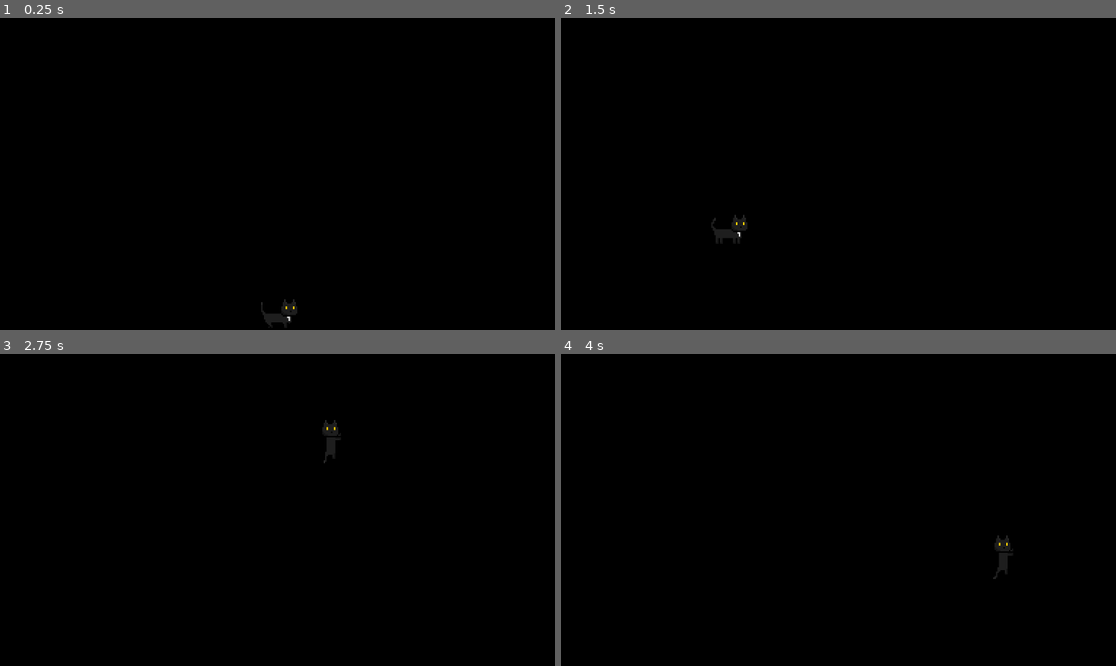
Above: before the commit, frames 1-4 (two rows, left to right).
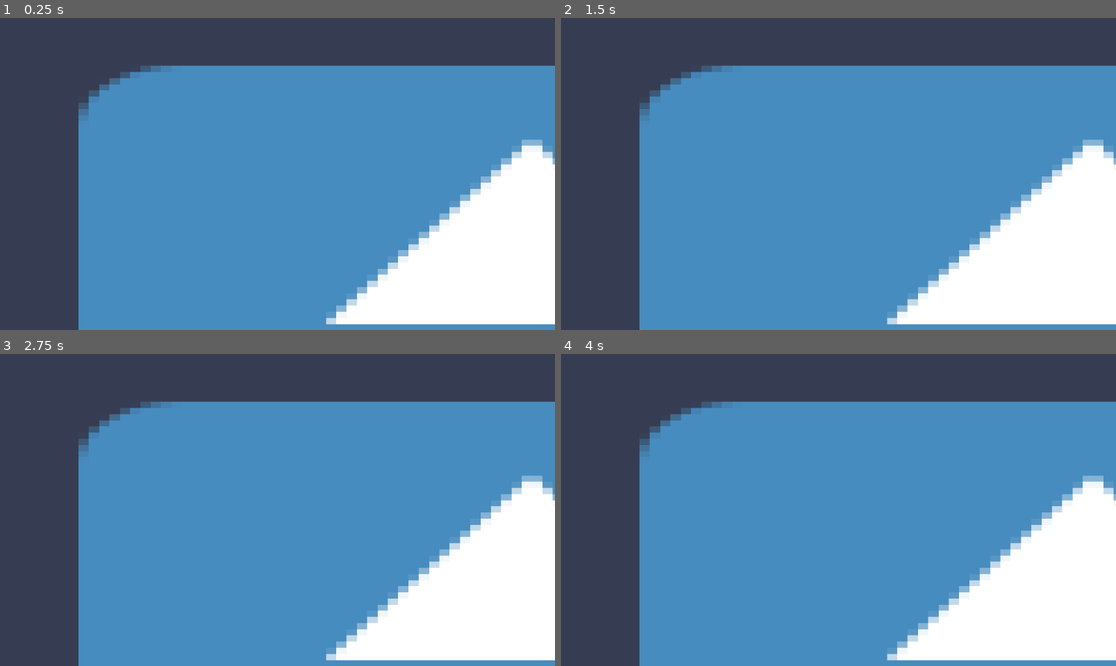
Above: after the commit, the same moments.

Repository: AdamOravecz1/Cica
Game: Godot game, scene res://Scenes/main.tscn
Same seed, same stepped clock (60 frames per second), same inputs: the game is played once before the commit and once after it. The engine's default icon, where the game draws it, is replaced by a stand-in: a white triangle on a blue panel in a dark square.
Inputs (mouse positions are in pixels of both pictures, inside the frame that each line leads up to):
- Up to frame 1 (0.25 s): no input
- Up to frame 2 (1.5 s): move the mouse to (960, 158) at 0.52 s; click (960, 158) at 0.6 s; tap Enter at 1.25 s; move the mouse to (727, 189) at 1.27 s; click (727, 189) at 1.35 s
- Up to frame 3 (2.75 s): move the mouse to (333, 441) at 2.02 s; click (333, 441) at 2.1 s
- Up to frame 4 (4 s): tap Space at 2.75 s; move the mouse to (810, 572) at 2.77 s; click (810, 572) at 2.85 s; move the mouse to (1005, 556) at 3.52 s; click (1005, 556) at 3.6 s

The runs differ from the first frame. In frame 1, 100% of the frame differs, in the area x 0-100%, y 0-100%; in frame 2, 100%; in frame 3, 100%; in frame 4, 100%.

Commit message:
working second cat

Diff:
--- a/Scenes/cat.tscn
+++ b/Scenes/cat.tscn
@@ -34,17 +34,21 @@
 atlas = ExtResource("2_bxrqt")
 region = Rect2(96, 32, 32, 32)
 
+[sub_resource type="AtlasTexture" id="AtlasTexture_8m5ws"]
+atlas = ExtResource("2_bxrqt")
+region = Rect2(32, 64, 32, 32)
+
 [sub_resource type="AtlasTexture" id="AtlasTexture_4ivle"]
 atlas = ExtResource("2_bxrqt")
 region = Rect2(0, 64, 32, 32)
 
-[sub_resource type="AtlasTexture" id="AtlasTexture_8m5ws"]
-atlas = ExtResource("2_bxrqt")
-region = Rect2(32, 64, 32, 32)
-
 [sub_resource type="AtlasTexture" id="AtlasTexture_8bmyc"]
 atlas = ExtResource("2_bxrqt")
 region = Rect2(64, 64, 32, 32)
+
+[sub_resource type="AtlasTexture" id="AtlasTexture_fmmbb"]
+atlas = ExtResource("2_bxrqt")
+region = Rect2(0, 64, 32, 32)
 
 [sub_resource type="AtlasTexture" id="AtlasTexture_t7y4v"]
 atlas = ExtResource("2_bxrqt")
@@ -117,13 +121,16 @@
 }, {
 "frames": [{
 "duration": 1.0,
+"texture": SubResource("AtlasTexture_8m5ws")
+}, {
+"duration": 1.0,
 "texture": SubResource("AtlasTexture_4ivle")
 }, {
 "duration": 1.0,
-"texture": SubResource("AtlasTexture_8m5ws")
+"texture": SubResource("AtlasTexture_8bmyc")
 }, {
 "duration": 1.0,
-"texture": SubResource("AtlasTexture_8bmyc")
+"texture": SubResource("AtlasTexture_fmmbb")
 }],
 "loop": true,
 "name": &"up",
@@ -178,10 +185,12 @@
 position = Vector2(-1, -49)
 scale = Vector2(3, 3)
 sprite_frames = SubResource("SpriteFrames_5jbyg")
-animation = &"fall"
+animation = &"up"
 autoplay = "walk"
 
 [node name="RestTimer" type="Timer" parent="."]
 
+[connection signal="mouse_entered" from="." to="." method="_on_mouse_entered"]
+[connection signal="mouse_exited" from="." to="." method="_on_mouse_exited"]
 [connection signal="animation_finished" from="AnimatedSprite2D" to="." method="_on_animated_sprite_2d_animation_finished"]
 [connection signal="timeout" from="RestTimer" to="." method="_on_rest_timer_timeout"]
--- a/Scenes/main.tscn
+++ b/Scenes/main.tscn
@@ -1,10 +1,26 @@
-[gd_scene load_steps=3 format=3 uid="uid://b2pfmipjak6av"]
+[gd_scene load_steps=4 format=3 uid="uid://b2pfmipjak6av"]
 
 [ext_resource type="Script" path="res://Scripts/main.gd" id="1_lx1cv"]
 [ext_resource type="PackedScene" uid="uid://bsdwfpota0gns" path="res://Scenes/cat.tscn" id="2_fbvcj"]
+[ext_resource type="Texture2D" uid="uid://e06a86dmq1qr" path="res://icon.svg" id="3_gxadw"]
 
-[node name="Main" type="Node2D"]
+[node name="Main" type="Node2D" groups=["Main"]]
 script = ExtResource("1_lx1cv")
 
+[node name="ColorRect" type="ColorRect" parent="."]
+visible = false
+offset_left = -4.0
+offset_top = -2.0
+offset_right = 1951.0
+offset_bottom = 1198.0
+
+[node name="Icon" type="Sprite2D" parent="."]
+position = Vector2(1104.5, 610)
+scale = Vector2(21.3984, 12.7656)
+texture = ExtResource("3_gxadw")
+
 [node name="Cat" parent="." instance=ExtResource("2_fbvcj")]
-position = Vector2(564, 307)
+position = Vector2(1487, 193)
+
+[node name="Cat2" parent="." instance=ExtResource("2_fbvcj")]
+position = Vector2(1675, 189)
--- a/Scripts/cat.gd
+++ b/Scripts/cat.gd
@@ -6,6 +6,7 @@
 var facing_left := false
 var dragging := false
 var falling := false
+var upable := false
 
 var total_maximum_window_size #also mainly for debugging
 var start_playable_area = DisplayServer.screen_get_position(DisplayServer.get_keyboard_focus_screen()) #First pixel at the top left
@@ -14,6 +15,8 @@
 var passthrough_update_interval = 0.05
 var screen_size = DisplayServer.screen_get_size().x
 var floor = DisplayServer.screen_get_usable_rect(DisplayServer.get_keyboard_focus_screen()).size.y - DisplayServer.screen_get_position(DisplayServer.get_keyboard_focus_screen()).y
+
+@onready var main = get_tree().get_first_node_in_group("Main")
 
 func _ready():
 	total_maximum_window_size = start_playable_area + maximum_window_size #The sum of starting pixel and ending pixel
@@ -28,8 +31,9 @@
 	direction *= -1
 	$AnimatedSprite2D.flip_h = facing_left
 
+
 func _process(delta):
-	if Input.is_action_just_pressed("click"):
+	if Input.is_action_just_pressed("click") and upable:
 		speed = 0
 		dragging = !dragging
 		$RestTimer.stop()
@@ -37,7 +41,7 @@
 
 	passthrough_update_timer += delta
 	if passthrough_update_timer >= passthrough_update_interval:
-		set_passthrough(position, !dragging, falling)
+		main.set_passthrough(position, !dragging, falling)
 		passthrough_update_timer = 0
 
 	if (position.x > screen_size-50 or position.x < 50) and !falling and !dragging:
@@ -45,8 +49,10 @@
 
 	if dragging:
 		position = get_global_mouse_position() + Vector2(0, 50)
+		main.up()
 	elif falling:
 		$AnimatedSprite2D.play("fall")
+		main.not_up()
 
 	global_position.x += speed*direction*delta
 	if position.y < floor and !dragging:
@@ -80,21 +86,10 @@
 		$AnimatedSprite2D.play("walk")
 		speed = 50
 
-func set_passthrough(cat_pos: Vector2, enable, falling):
-	if enable and !falling:
-		var texture_corners: PackedVector2Array = [
-			cat_pos - Vector2(62, 108), # Top left corner
-			cat_pos + Vector2(46, 0) - Vector2(0, 108), # Top right corner
-			cat_pos + Vector2(46, 0) - Vector2(0, 32), # Bottom right corner
-			cat_pos - Vector2(62, 0) - Vector2(0, 32)] # Bottom left corne
-		DisplayServer.window_set_mouse_passthrough(texture_corners)
-	elif enable:
-		var texture_corners: PackedVector2Array = [
-			cat_pos - Vector2(62, 200), # Top left corner
-			cat_pos + Vector2(46, 0) - Vector2(0, 200), # Top right corner
-			cat_pos + Vector2(46, 0), # Bottom right corner
-			cat_pos - Vector2(62, 0)] # Bottom left corne
-		DisplayServer.window_set_mouse_passthrough(texture_corners)
-	else:
-		# Disable passthrough by setting an empty array
-		DisplayServer.window_set_mouse_passthrough(PackedVector2Array())
+func _on_mouse_entered():
+	upable = true
+	print(upable)
+
+func _on_mouse_exited():
+	upable = false
+	print(upable)
--- a/Scripts/main.gd
+++ b/Scripts/main.gd
@@ -1,12 +1,64 @@
 extends Node2D
 @onready var cat = $Cat
 
+var down := true
+
+var texture_corners: Array
+var last_cat_pos = Vector2()
+var middle_cat_pos = Vector2()
+
+func _process(delta):
+	if Input.is_action_just_pressed("close"):
+		get_tree().quit()
+
+	if texture_corners.size() >= 10:
+		DisplayServer.window_set_mouse_passthrough(texture_corners)
+		texture_corners = PackedVector2Array()
 
 
+func set_passthrough(cat_pos: Vector2, enable, falling):
+	if enable and !falling and down:
+		if (cat_pos.x > last_cat_pos.x - 100 and cat_pos.x < last_cat_pos.x + 100) and (cat_pos.y > last_cat_pos.y - 100 and cat_pos.y < last_cat_pos.y + 100):
+			middle_cat_pos = (last_cat_pos + cat_pos) / 2
+			$ColorRect.color = 125
+			texture_corners.append(middle_cat_pos - Vector2(120, 108)) # Top left corner
+			texture_corners.append(middle_cat_pos + Vector2(90, 0) - Vector2(0, 108)) # Top right corner
+			texture_corners.append(middle_cat_pos + Vector2(90, 0) - Vector2(0, 40)) # Bottom right corner
+			texture_corners.append(middle_cat_pos - Vector2(120, 0) - Vector2(0, 40)) # Bottom left corne
+			DisplayServer.window_set_mouse_passthrough(texture_corners)
+			texture_corners = PackedVector2Array()
+		else:
+			$ColorRect.color = 125
+			texture_corners.append(cat_pos - Vector2(62, 108)) # Top left corner
+			texture_corners.append(cat_pos + Vector2(46, 0) - Vector2(0, 108)) # Top right corner
+			texture_corners.append(cat_pos + Vector2(46, 0) - Vector2(0, 40)) # Bottom right corner
+			texture_corners.append(cat_pos - Vector2(62, 0) - Vector2(0, 40)) # Bottom left corne
+			texture_corners.append(cat_pos - Vector2(62, 108)) # for the complete square
+		last_cat_pos = cat_pos
+	elif enable and down:
+		if (cat_pos.x > last_cat_pos.x - 100 and cat_pos.x < last_cat_pos.x + 100) and (cat_pos.y > last_cat_pos.y - 100 and cat_pos.y < last_cat_pos.y + 100):
+			middle_cat_pos = (last_cat_pos + cat_pos) / 2
+			$ColorRect.color = 125
+			texture_corners.append(middle_cat_pos - Vector2(120, 200)) # Top left corner
+			texture_corners.append(middle_cat_pos + Vector2(90, 0) - Vector2(0, 200)) # Top right corner
+			texture_corners.append(middle_cat_pos + Vector2(90, 0)) # Bottom right corner
+			texture_corners.append(middle_cat_pos - Vector2(120, 0)) # Bottom left corne
+			DisplayServer.window_set_mouse_passthrough(texture_corners)
+			texture_corners = PackedVector2Array()
+		else:
+			$ColorRect.color = 125
+			texture_corners.append(cat_pos - Vector2(62, 200)) # Top left corner
+			texture_corners.append(cat_pos + Vector2(46, 0) - Vector2(0, 200)) # Top right corner
+			texture_corners.append(cat_pos + Vector2(46, 0)) # Bottom right corner
+			texture_corners.append(cat_pos - Vector2(62, 0)) # Bottom left corne
+			texture_corners.append(cat_pos - Vector2(62, 200)) # for the complete square
+		last_cat_pos = cat_pos
 
 
+func up():
+	down = false
+	texture_corners = PackedVector2Array()
+	DisplayServer.window_set_mouse_passthrough(texture_corners) # Disable passthrough by setting an empty array
 
-func _process(delta):
-
-	if Input.is_action_just_pressed("close"):
-		get_tree().quit()
+func not_up():
+	down = true
Not shown: 1 places in Scenes/cat.tscn that only renumber resources
